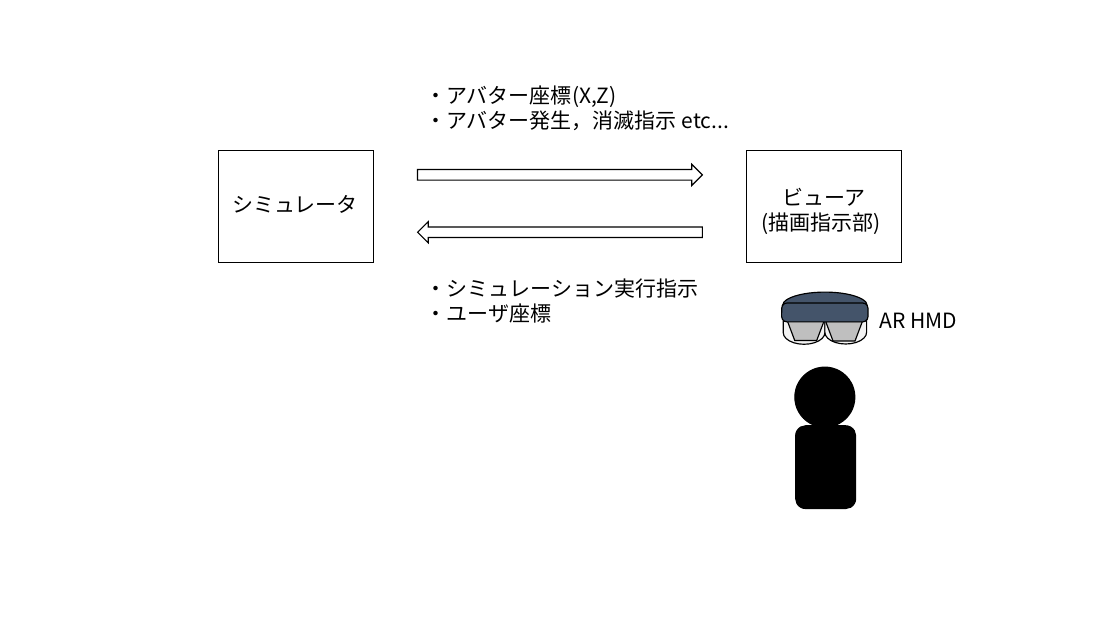
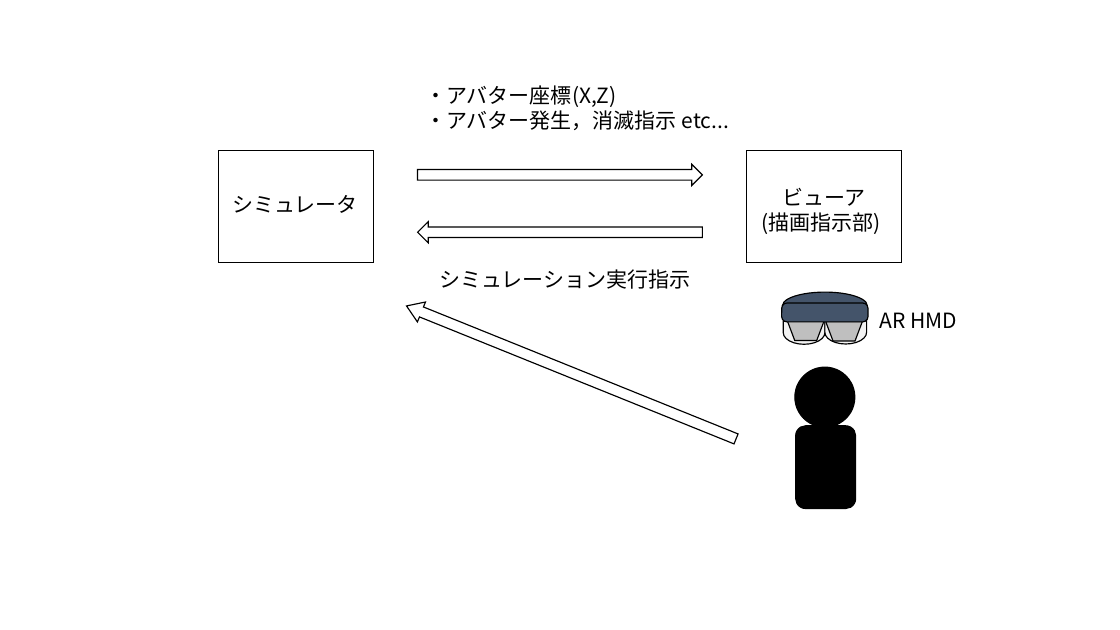
Before and after one commit to Shiyu-Oguro/NAIST_Essay_Oguro, a slide deck: slide 2 of images/SystemImage.pptx. Drawn at 1120x630 pixels with LibreOffice and Linux fonts; fonts in the diff are those of the drawing. Boxes give left, top, right and bottom in pixels: in the first picture for what was removed or moved away, otherwise in the second. Text is boxed around its words. In the diff, an @@ line names an element or a change of style, - is before the commit and + after.

```diff
--- a/images/SystemImage.pptx
+++ b/images/SystemImage.pptx
@@ text at <box>439,269,690,289</box>: text changed @@
-・シミュレーション実行指示
-・ユーザ座標
+シミュレーション実行指示
@@ right arrow added at <box>403,296,741,450</box>, outline #000000 1 pt @@
```
Also in this commit, not shown: 3 other files.
